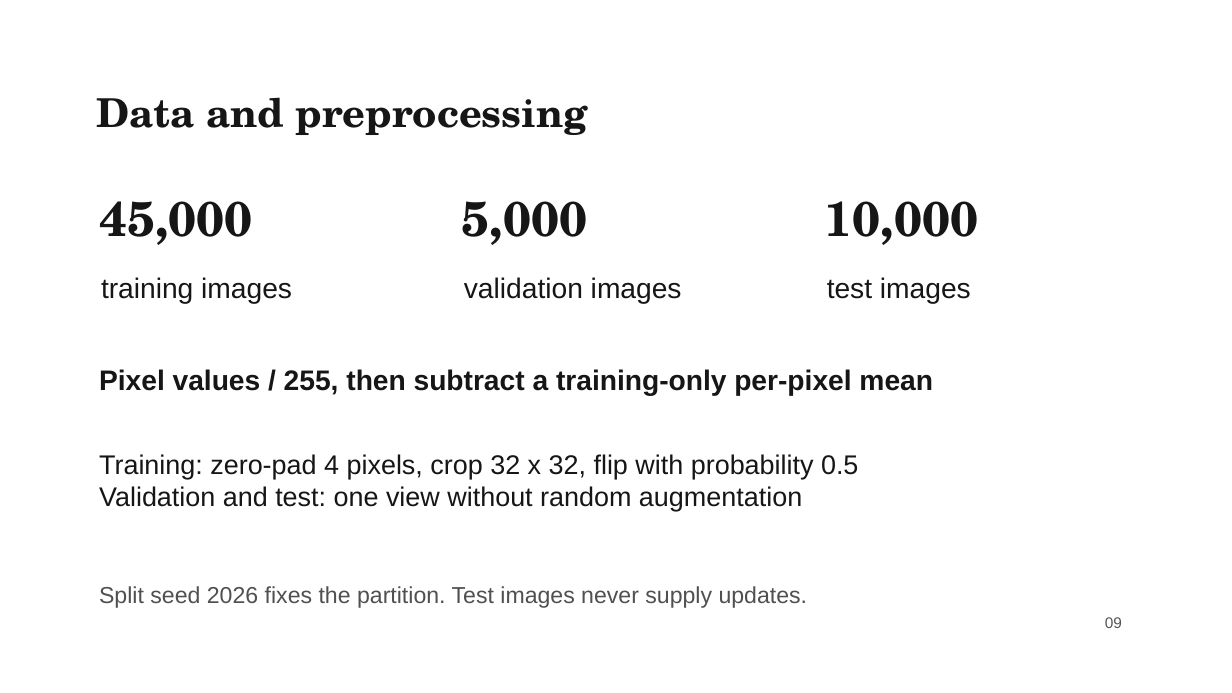
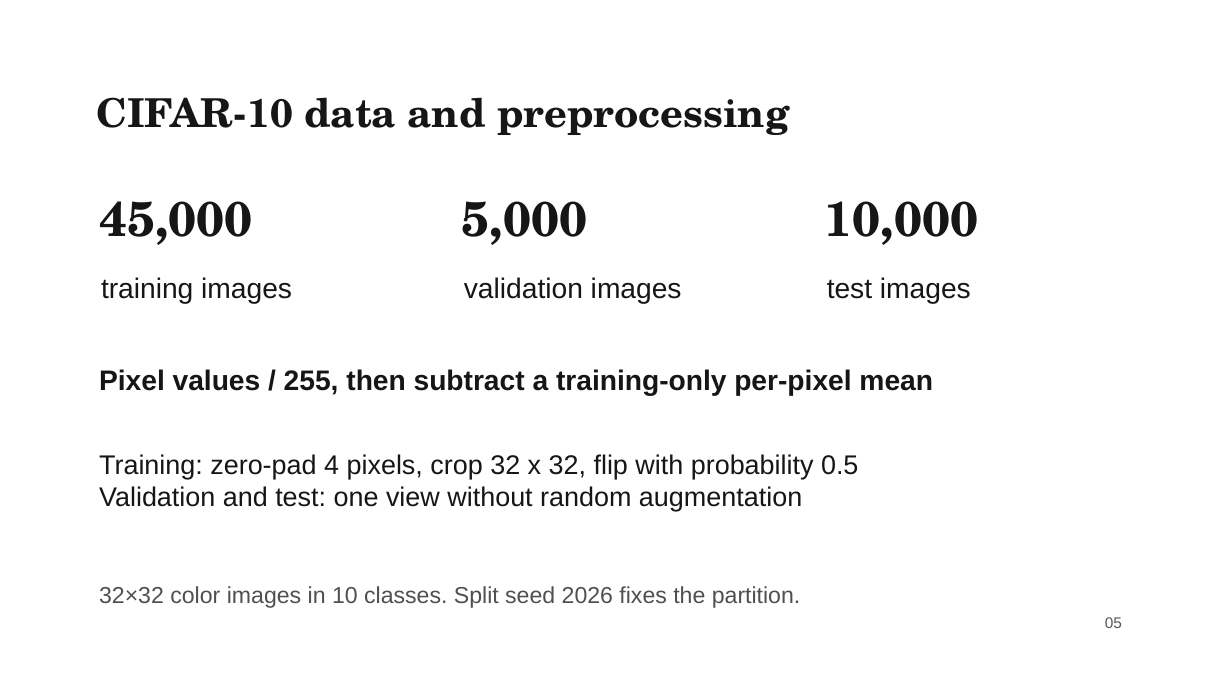
Before and after one commit to liuyanze910-svg/miae01-resnet-replication, a slide deck: slide 5 of docs/slides/week4_a_background_methods.pptx (slide 9 before the commit). Drawn at 1232x693 pixels with LibreOffice and Linux fonts; fonts in the diff are those of the drawing; background and template pictures are left out. Boxes give left, top, right and bottom in pixels: in the first picture for what was removed or moved away, otherwise in the second. Text is boxed around its words. In the diff, an @@ line names an element or a change of style, - is before the commit and + after.

```diff
--- a/docs/slides/week4_a_background_methods.pptx
+++ b/docs/slides/week4_a_background_methods.pptx
@@ text at (x1=96, y1=97, x2=789, y2=135): text changed @@
-Data and preprocessing
+CIFAR-10 data and preprocessing
@@ text at (x1=99, y1=586, x2=801, y2=608): text changed @@
-Split seed 2026 fixes the partition. Test images never supply updates.
+32×32 color images in 10 classes. Split seed 2026 fixes the partition.
@@ text at (x1=1105, y1=617, x2=1122, y2=628): text changed @@
-09
+05
```
Also in this commit, not shown: 6 other slides changed, 8 slides removed, 3 other files.
